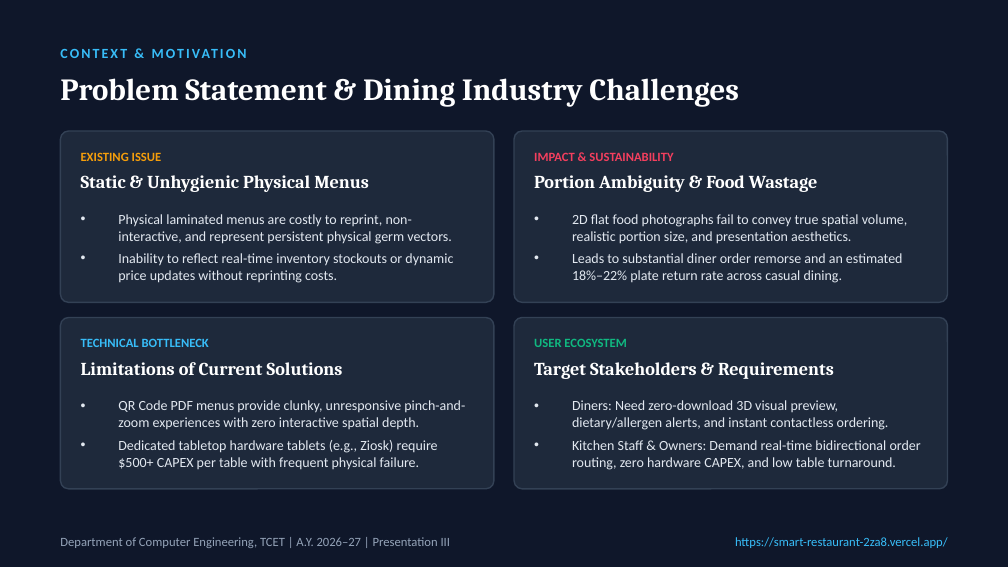
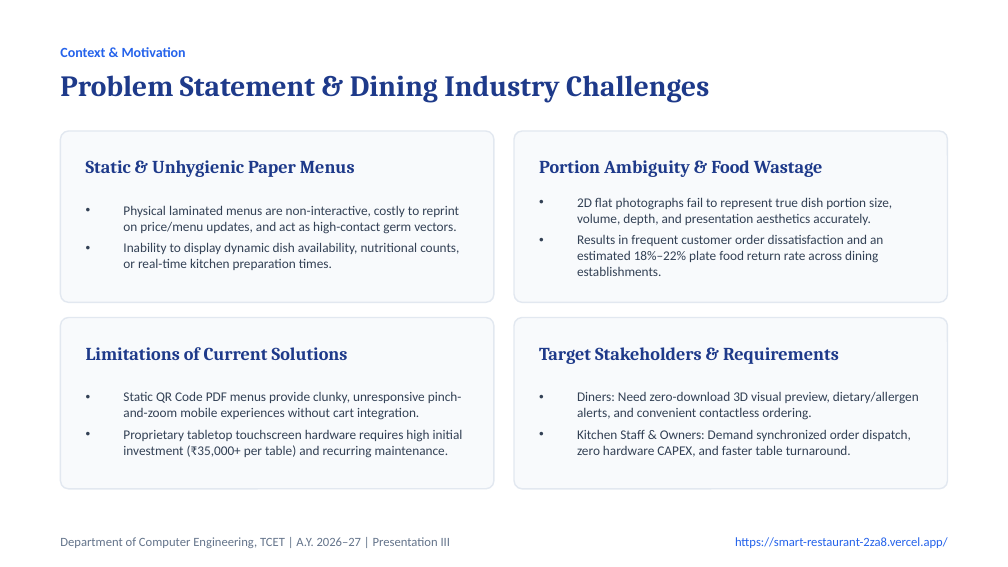
Before and after one commit to MANAV0060/Smart-Restaurant, a slide deck: slide 2 of Smart_Restaurant_Presentation_III.pptx. Drawn at 1008x567 pixels with LibreOffice and Linux fonts; fonts in the diff are those of the drawing. Boxes give left, top, right and bottom in pixels: in the first picture for what was removed or moved away, otherwise in the second. Text is boxed around its words. In the diff, an @@ line names an element or a change of style, - is before the commit and + after.

Commit message:
style(presentation): refactor PPTX to clean, professional white-and-navy academic theme

```diff
--- a/Smart_Restaurant_Presentation_III.pptx
+++ b/Smart_Restaurant_Presentation_III.pptx
@@ background #0F172A to #FFFFFF @@
@@ text at <box>60,47,186,57</box>: text changed; text colour #38BDF8 to #2563EB @@
-CONTEXT & MOTIVATION
+Context & Motivation
@@ text "Problem Statement & Dining Industry ..." at <box>60,75,709,103</box>: size 22 to 21 pt, text colour #FFFFFF to #1E3A8A @@
@@ text removed at <box>81,152,162,161</box> @@
-EXISTING ISSUE
@@ text at <box>86,160,355,177</box>: text changed; text colour #FFFFFF to #1E3A8A @@
-Static & Unhygienic Physical Menus
+Static & Unhygienic Paper Menus
@@ text removed at <box>534,152,673,161</box> @@
-IMPACT & SUSTAINABILITY
@@ text "Portion Ambiguity & Food Wastage": place and size @@
-text "Portion Ambiguity & Food Wastage" at <box>534,175,818,192</box>
+text "Portion Ambiguity & Food Wastage" at <box>539,160,823,177</box>
@@ text at <box>123,205,459,270</box>: text changed; size 10 to 9.5 pt; text colour #E2E8F0 to #334155 @@
-• Physical laminated menus are costly to reprint, non-interactive, and represent persistent physical germ vectors.
-• Inability to reflect real-time inventory stockouts or dynamic price updates without reprinting costs.
+• Physical laminated menus are non-interactive, costly to reprint on price/menu updates, and act as high-contact germ vectors.
+• Inability to display dynamic dish availability, nutritional counts, or real-time kitchen preparation times.
@@ text at <box>577,197,892,276</box>: text changed; size 10 to 9.5 pt; text colour #E2E8F0 to #334155 @@
-• 2D flat food photographs fail to convey true spatial volume, realistic portion size, and presentation aesthetics.
-• Leads to substantial diner order remorse and an estimated 18%–22% plate return rate across casual dining.
+• 2D flat photographs fail to represent true dish portion size, volume, depth, and presentation aesthetics accurately.
+• Results in frequent customer order dissatisfaction and an estimated 18%–22% plate food return rate across dining establishments.
@@ fill #1E293B to #F8FAFC; outline #334155 1 pt to #E2E8F0 1 pt in 4 elements at <box>60,131,494,302</box>, <box>514,131,948,302</box>, <box>514,318,948,489</box>, <box>60,318,494,489</box> @@
@@ text removed at <box>81,338,209,347</box> @@
-TECHNICAL BOTTLENECK
@@ text "Limitations of Current Solutions": place and size @@
-text "Limitations of Current Solutions" at <box>81,362,343,375</box>
+text "Limitations of Current Solutions" at <box>86,347,348,360</box>
@@ text removed at <box>534,339,626,347</box> @@
-USER ECOSYSTEM
@@ text colour #FFFFFF to #1E3A8A in 3 elements at <box>539,160,823,177</box>, <box>86,347,348,360</box>, <box>539,347,839,364</box> @@
@@ text "Target Stakeholders & Requirements": place and size @@
-text "Target Stakeholders & Requirements" at <box>534,362,834,379</box>
+text "Target Stakeholders & Requirements" at <box>539,347,839,364</box>
@@ text at <box>123,391,463,458</box>: text changed; size 10 to 9.5 pt; text colour #E2E8F0 to #334155 @@
-• QR Code PDF menus provide clunky, unresponsive pinch-and-zoom experiences with zero interactive spatial depth.
-• Dedicated tabletop hardware tablets (e.g., Ziosk) require $500+ CAPEX per table with frequent physical failure.
+• Static QR Code PDF menus provide clunky, unresponsive pinch-and-zoom mobile experiences without cart integration.
+• Proprietary tabletop touchscreen hardware requires high initial investment (₹35,000+ per table) and recurring maintenance.
@@ text at <box>577,392,919,457</box>: text changed; size 10 to 9.5 pt; text colour #E2E8F0 to #334155 @@
-• Diners: Need zero-download 3D visual preview, dietary/allergen alerts, and instant contactless ordering.
-• Kitchen Staff & Owners: Demand real-time bidirectional order routing, zero hardware CAPEX, and low table turnaround.
+• Diners: Need zero-download 3D visual preview, dietary/allergen alerts, and convenient contactless ordering.
+• Kitchen Staff & Owners: Demand synchronized order dispatch, zero hardware CAPEX, and faster table turnaround.
@@ text "Department of Computer Engineering, TCET ..." at <box>60,537,451,548</box>: text colour #94A3B8 to #64748B @@
@@ text "https://smart-restaurant-2za8.vercel.app/" at <box>735,537,948,548</box>: text colour #38BDF8 to #2563EB @@
```
Also in this commit, not shown: 19 other slides changed, 1 other file.
